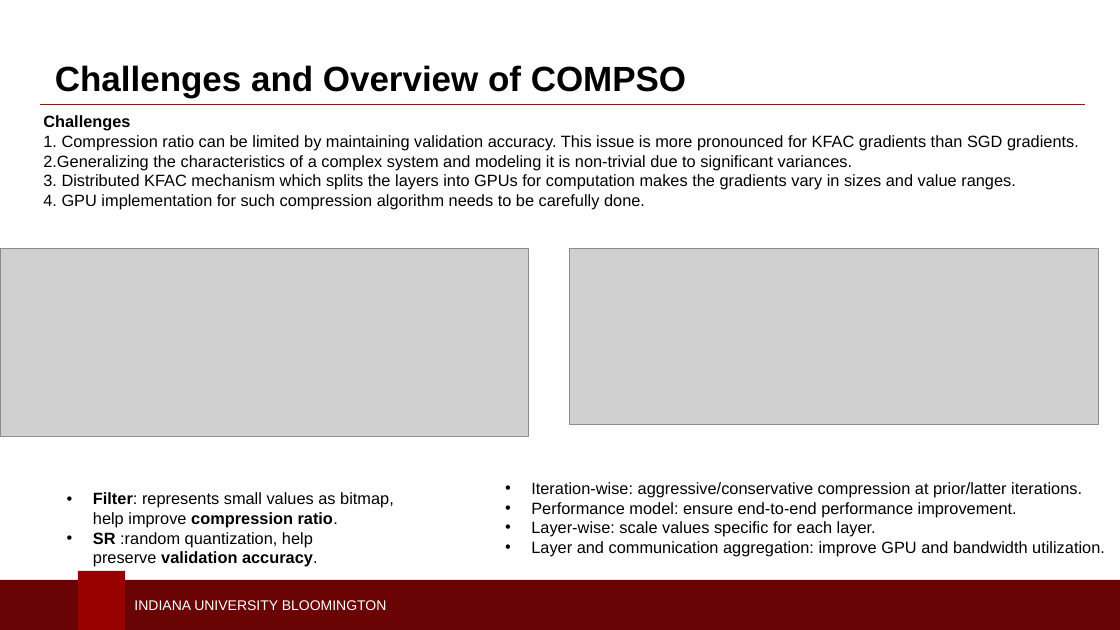
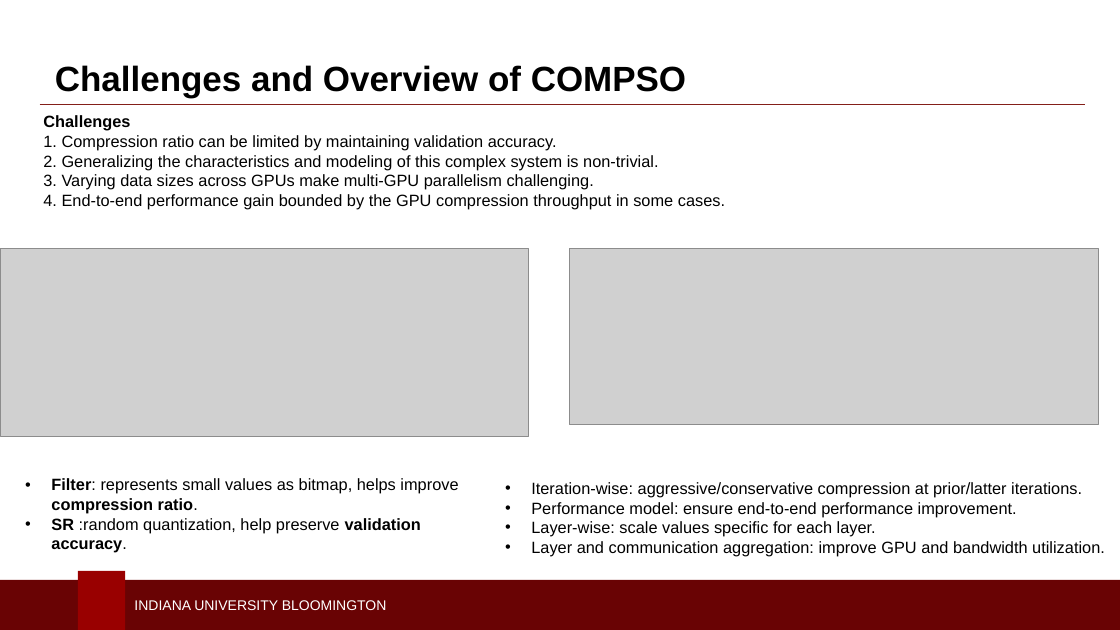
Before and after one commit to Presciman/PPoPP-25_Slides, a slide deck: slide 6 of COMPSO_PPoPP'25.pptx. Drawn at 1120x630 pixels with LibreOffice and Linux fonts; fonts in the diff are those of the drawing; grey boxes stand for pictures; background and template pictures are left out. Boxes give left, top, right and bottom in pixels: in the first picture for what was removed or moved away, otherwise in the second. Text is boxed around its words. In the diff, an @@ line names an element or a change of style, - is before the commit and + after.

```diff
--- a/COMPSO_PPoPP'25.pptx
+++ b/COMPSO_PPoPP'25.pptx
@@ text at [43,135,725,209]: text changed @@
-1. Compression ratio can be limited by maintaining validation accuracy. This issue is more pronounced for KFAC gradients than SGD gradients.
-2.Generalizing the characteristics of a complex system and modeling it is non-trivial due to significant variances.
-3. Distributed KFAC mechanism which splits the layers into GPUs for computation makes the gradients vary in sizes and value ranges.
-4. GPU implementation for such compression algorithm needs to be carefully done.
+1. Compression ratio can be limited by maintaining validation accuracy.
+2. Generalizing the characteristics and modeling of this complex system is non-trivial.
+3. Varying data sizes across GPUs make multi-GPU parallelism challenging.
+4. End-to-end performance gain bounded by the GPU compression throughput in some cases.
@@ text "Filter: represents small values as ...": place and size @@
-text "Filter: represents small values as ..." at [93,492,394,567]
+text "Filter: represents small values as ..." at [51,478,458,553]
@@ text at [51,478,458,514]: text changed @@
-• Filter: represents small values as bitmap, help improve compression ratio.
+• Filter: represents small values as bitmap, helps improve compression ratio.
```
Also in this commit, not shown: 7 other slides changed, 4 slides added, 1 slide removed, 1 other file.
